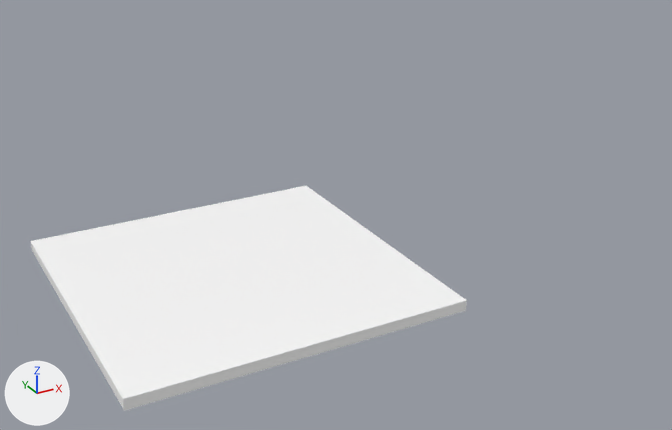
One commit to the Blender file src/objects/level0.blend: the scene before it, then after it.
Before and after are seen from a 50 mm lens placed at (-28.5, -70.9, 38.6), pointed at (9.4, -2.1, 4.2). The axes (+X, +Y, +Z) are drawn at lower left. The lights are the same throughout.

Before the edit, the objects in view are built like this:
```python
me_cube_001 = bpy.data.meshes.new('Cube.001')
me_cube_001.from_pydata(...)  # a box spanning x -15.0..15.0, y -15.0..15.0, z -1.0..0.0
me_cube_001.materials.append(mat_material_001)  # white #ffffff
ob_cube = bpy.data.objects.new('Cube', me_cube_001)
ob_cube.location = (0.0, 0.0, 0.0)
```
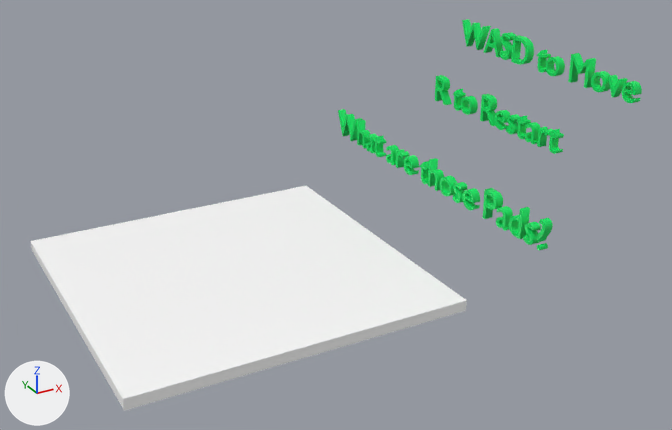
Commit message: added text to levels

Pixel boxes [x1, y1, x2, y2] of what changed, in the pictures (672 x 430 px):
'Text.001_X', added (green)
    after: [338, 109, 553, 251]
'Text_X', added (green)
    after: [462, 19, 642, 103]
'Text.002_X', added (green)
    after: [435, 75, 564, 154]

What changed in the scene script:
```text
Add mat_material:
    mat_material = principled_material('Material')
    mat_material.base_color = (0.0, 0.8, 0.126)  # green #00e763
Add mat_material_004:
    mat_material_004 = principled_material('Material.004')
    mat_material_004.base_color = (0.0, 0.8, 0.126)  # green #00e763
Add mat_material_003:
    mat_material_003 = principled_material('Material.003')
    mat_material_003.base_color = (0.0, 0.8, 0.126)  # green #00e763
Add txt_text:
    txt_text = bpy.data.curves.new('Text', 'FONT')
    txt_text.body = 'WASD to Move'
    txt_text.materials.append(mat_material)  # green #00e763
    txt_text.extrude = 0.1
    txt_text.offset_x = -3.281
    txt_text.offset_y = 3.527
Add txt_text_002:
    txt_text_002 = bpy.data.curves.new('Text.002', 'FONT')
    txt_text_002.body = 'R to Restart'
    txt_text_002.materials.append(mat_material_004)  # green #00e763
    txt_text_002.extrude = 0.1
    txt_text_002.offset_x = -2.598
    txt_text_002.offset_y = 2.291
Add txt_text_001:
    txt_text_001 = bpy.data.curves.new('Text.001', 'FONT')
    txt_text_001.body = 'What are those Pads?'
    txt_text_001.materials.append(mat_material_003)  # green #00e763
    txt_text_001.extrude = 0.1
    txt_text_001.offset_x = -4.309
    txt_text_001.offset_y = 1.147
Add ob_text_x:
    ob_text_x = bpy.data.objects.new('Text_X', txt_text)
    ob_text_x.location = (34.1, 0.0, 0.0)
    ob_text_x.rotation_euler = (1.571, 0.0, -1.571)  # degrees (90, 0, -90)
    ob_text_x.scale = (4.0, 4.0, 4.0)
Add ob_text_002_x:
    ob_text_002_x = bpy.data.objects.new('Text.002_X', txt_text_002)
    ob_text_002_x.location = (28.77, 0.0, 0.0)
    ob_text_002_x.rotation_euler = (1.571, 0.0, -1.571)  # degrees (90, 0, -90)
    ob_text_002_x.scale = (4.0, 4.0, 4.0)
Add ob_text_001_x:
    ob_text_001_x = bpy.data.objects.new('Text.001_X', txt_text_001)
    ob_text_001_x.location = (20.63, 0.0, 0.0)
    ob_text_001_x.rotation_euler = (1.571, 0.0, -1.571)  # degrees (90, 0, -90)
    ob_text_001_x.scale = (4.0, 4.0, 4.0)
```
